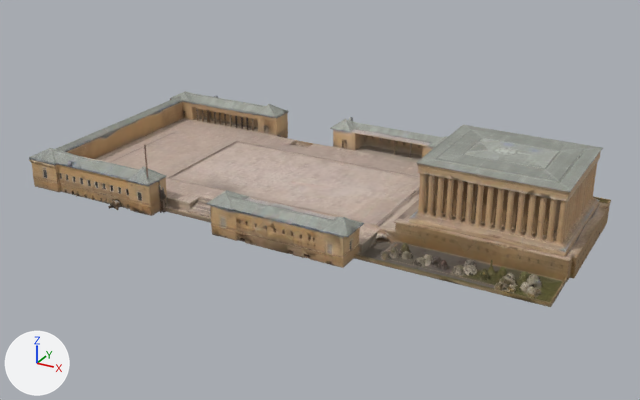
The glTF model models/anitkabir.glb: old version first, new version second.
The view is the same before and after, from a 50 mm lens placed at (1.396, -2.538, 1.101), pointed at (0.029, -0.054, -0.141). The axes (+X, +Y, +Z) are drawn at lower left. The lights are the same throughout. The first picture is the older version. Vertices at exactly the same position are counted once.
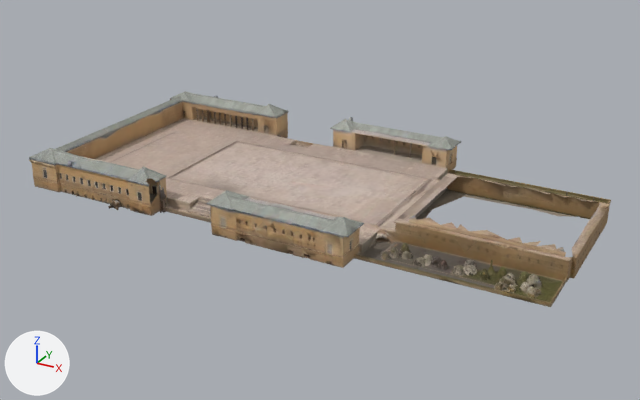
Pixel boxes (x1, y1, x2, y2) of what changed, in the pictures (640 x 400 px):
part 1 of me_mesh_0, cut back
    before: (411, 125, 609, 257)
    after: (557, 218, 586, 252)
part 2 of me_mesh_0, cut back
    before: (144, 144, 157, 188)

The change, as a list of edits to the scene's bpy script:
```text
Change me_mesh_0:
    used by ob_mesh_0; location = (0.0, 0.0, 0.0)
    remove me_mesh_0.from_pydata(...)  # 33777 vertices, 68019 faces; spans x -0.94..0.95, y -0.47..0.47, z -0.15..0.13
    add me_mesh_0.from_pydata(...)  # 24572 vertices, 49319 faces; spans x -0.94..0.95, y -0.47..0.47, z -0.15..0.01
    me_mesh_0 part 1: 2 vertices moved within x 0.9..0.92, y -0.2..0.23, z -0.14..-0.05; 9148 vertices removed from x 0.43..0.92, y -0.2..0.21, z -0.14..0.13
    me_mesh_0 part 2: 1 vertex moved within x -0.41, y -0.44, z -0.02; 57 vertices removed from x -0.41..-0.39, y -0.44..-0.42, z -0.03..0.11
```
